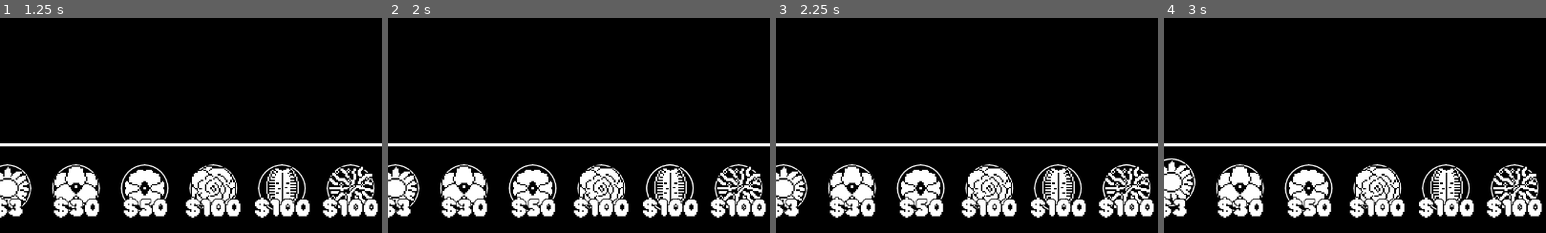
Above: before the commit, frames 1-4 (left to right).
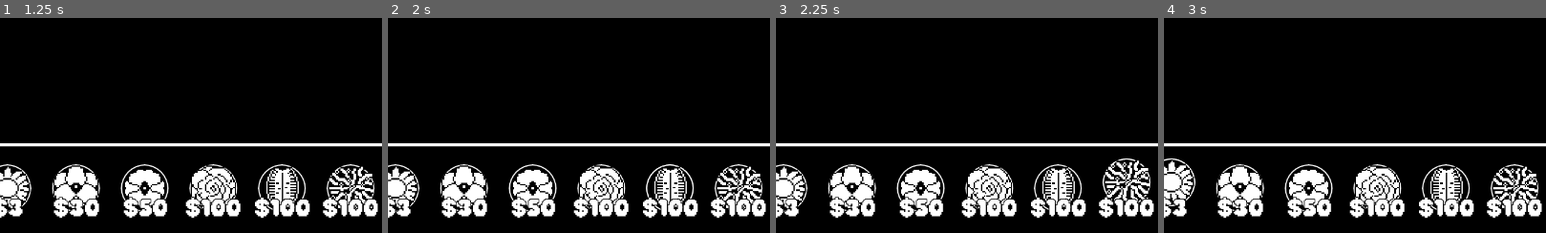
Above: after the commit, the same moments.

Repository: Dargothur/NRG_B1T
Game: Godot game, scene res://Scenes/Levels/main_menu.tscn
The game is run twice, just before and just after one commit, with the same random seed, the same clock (stepped at 60 frames per second) and the same inputs.
Inputs (mouse positions are % of the whole screen's width and height, from its top left):
- Up to frame 1 (1.25 s): click "New Game" at 0.5 s
- Up to frame 2 (2 s): click (45, 90) at 1.27 s
- Up to frame 3 (2.25 s): click (54, 90) at 2.02 s
- Up to frame 4 (3 s): click (9, 90) at 2.75 s
The pictures show only the part of the screen within x 8-58%, y 50-100%; the shares and areas given below are measured in that part.

Frames 1-2 are identical in both runs. In frame 3, 1.5% of the frame differs, in the area x 85-98%, y 65-90%; in frame 4, nothing differs.

Commit message:
Added Vines and Water can effect

Diff:
--- /dev/null
+++ b/Assets/Flowers/Vines/grab_coin.tscn
@@ -0,0 +1,7 @@
+[gd_scene load_steps=2 format=3 uid="uid://co241euqo2bua"]
+
+[ext_resource type="SpriteFrames" uid="uid://bo2b1lfwstki4" path="res://Assets/SpriteFrames/sprite_frames_tentacle.tres" id="1_mmjm1"]
+
+[node name="GrabCoin" type="AnimatedSprite2D"]
+texture_filter = 1
+sprite_frames = ExtResource("1_mmjm1")
--- a/Assets/Objects/Sprinkle Effect.tscn
+++ /dev/null
@@ -1,29 +0,0 @@
-[gd_scene load_steps=4 format=3 uid="uid://cutffs53s2fx1"]
-
-[ext_resource type="Texture2D" uid="uid://3vqvfgyt3s5u" path="res://Assets/Images/Particle/Sprinkle-Water.png" id="1_657ui"]
-
-[sub_resource type="Curve" id="Curve_lc68q"]
-_data = [Vector2(0, 0.213483), 0.0, 0.0, 0, 0, Vector2(1, 0.202247), 0.0, 0.0, 0, 0]
-point_count = 2
-
-[sub_resource type="Curve" id="Curve_7yxrn"]
-_data = [Vector2(0.164773, 0.168539), 0.0, 0.0, 0, 0, Vector2(1, 0.516854), 0.0, 0.0, 0, 0]
-point_count = 2
-
-[node name="Node2D" type="CPUParticles2D"]
-texture_filter = 1
-emitting = false
-amount = 14
-texture = ExtResource("1_657ui")
-one_shot = true
-randomness = 0.19
-direction = Vector2(-1, 0)
-spread = 180.0
-gravity = Vector2(0, 300)
-initial_velocity_min = 15.0
-initial_velocity_max = 40.0
-scale_amount_min = 15.0
-scale_amount_max = 30.0
-split_scale = true
-scale_curve_x = SubResource("Curve_lc68q")
-scale_curve_y = SubResource("Curve_7yxrn")
--- /dev/null
+++ b/Assets/Objects/vines.tscn
@@ -0,0 +1,28 @@
+[gd_scene load_steps=6 format=3 uid="uid://uv6jlrpf1ef4"]
+
+[ext_resource type="Script" uid="uid://ch1y8suqoqwtc" path="res://Assets/Scripts/vines.gd" id="1_55dux"]
+[ext_resource type="SpriteFrames" uid="uid://bl350dvbprcik" path="res://Assets/SpriteFrames/sprite_frames_vines.tres" id="2_gdf6g"]
+[ext_resource type="PackedScene" uid="uid://co241euqo2bua" path="res://Assets/Flowers/Vines/grab_coin.tscn" id="2_uog6j"]
+[ext_resource type="SpriteFrames" uid="uid://bo2b1lfwstki4" path="res://Assets/SpriteFrames/sprite_frames_tentacle.tres" id="4_imocg"]
+
+[sub_resource type="CircleShape2D" id="CircleShape2D_55dux"]
+
+[node name="Vines" type="Area2D"]
+script = ExtResource("1_55dux")
+tent_grab = ExtResource("2_uog6j")
+
+[node name="vines_ani" type="AnimatedSprite2D" parent="."]
+texture_filter = 1
+sprite_frames = ExtResource("2_gdf6g")
+
+[node name="vine_area" type="CollisionShape2D" parent="."]
+shape = SubResource("CircleShape2D_55dux")
+
+[node name="Timer" type="Timer" parent="."]
+autostart = true
+
+[node name="Tentacle" type="AnimatedSprite2D" parent="."]
+texture_filter = 1
+sprite_frames = ExtResource("4_imocg")
+
+[connection signal="timeout" from="Timer" to="." method="_on_Timer_timeout"]
--- a/Assets/Objects/watering_can.tscn
+++ b/Assets/Objects/watering_can.tscn
@@ -1,12 +1,40 @@
-[gd_scene load_steps=3 format=3 uid="uid://bxoyqgmv3ribv"]
+[gd_scene load_steps=6 format=3 uid="uid://c0knvrm82f28u"]
 
 [ext_resource type="Script" uid="uid://diohtae6y6xxf" path="res://Assets/Scripts/watering_can.gd" id="1_xcyei"]
+[ext_resource type="Texture2D" uid="uid://3vqvfgyt3s5u" path="res://Assets/Images/Particle/Sprinkle-Water.png" id="2_aigni"]
 
 [sub_resource type="CircleShape2D" id="CircleShape2D_aigni"]
 radius = 16.0
+
+[sub_resource type="Curve" id="Curve_lc68q"]
+_data = [Vector2(0, 0.213483), 0.0, 0.0, 0, 0, Vector2(1, 0.202247), 0.0, 0.0, 0, 0]
+point_count = 2
+
+[sub_resource type="Curve" id="Curve_7yxrn"]
+_data = [Vector2(0.164773, 0.168539), 0.0, 0.0, 0, 0, Vector2(1, 0.269663), 0.0, 0.0, 0, 0]
+point_count = 2
 
 [node name="watering_can" type="Area2D"]
 script = ExtResource("1_xcyei")
 
 [node name="CollisionShape2D" type="CollisionShape2D" parent="."]
 shape = SubResource("CircleShape2D_aigni")
+
+[node name="Sprinkle Effect" type="CPUParticles2D" parent="."]
+texture_filter = 1
+emitting = false
+amount = 10
+texture = ExtResource("2_aigni")
+lifetime = 0.35
+explosiveness = 0.09
+randomness = 0.19
+direction = Vector2(-1, 0)
+spread = 180.0
+gravity = Vector2(0, 300)
+initial_velocity_min = 15.0
+initial_velocity_max = 40.0
+scale_amount_min = 15.0
+scale_amount_max = 30.0
+split_scale = true
+scale_curve_x = SubResource("Curve_lc68q")
+scale_curve_y = SubResource("Curve_7yxrn")
--- a/Assets/Scripts/coin.gd
+++ b/Assets/Scripts/coin.gd
@@ -62,3 +62,8 @@
 
 func set_drop_spot(drop_spot_target):
 	drop_spot = drop_spot_target
+
+func set_click(click_pos):
+	$Small_Sparkle.emitting = true
+	starting_position = click_pos
+	clicked = true
--- a/Assets/Scripts/garden.gd
+++ b/Assets/Scripts/garden.gd
@@ -4,6 +4,7 @@
 var freesia = load("res://Assets/Images/Flowers/Freesia/icnFreesia.png")
 var poppy = load("res://Assets/Images/Flowers/Poppy/icnPoppy.png")
 var rose = load("res://Assets/Images/Flowers/Rose/icnRose.png")
+var vines = load("res://Assets/Images/Flowers/Vines/icnVines.png")
 var watering_can = load("res://Assets/Images/Watering Can/Watering-Can.png")
 var bug_killer = load("res://Assets/Images/Fly Swatter/Fly Swatter.png")
 
@@ -20,6 +21,8 @@
 			Input.set_custom_mouse_cursor(poppy)
 		GameMaster.Tool.ROSE:
 			Input.set_custom_mouse_cursor(rose)
+		GameMaster.Tool.VINES:
+			Input.set_custom_mouse_cursor(vines)
 		GameMaster.Tool.WATERING_CAN:
 			Input.set_custom_mouse_cursor(watering_can)
 		GameMaster.Tool.BUG_KILLER:
@@ -70,6 +73,14 @@
 					new_flower.global_position = get_global_mouse_position()
 					spawn_ready = false
 					GameMaster.player_currency -= 100
+			GameMaster.Tool.VINES:
+				if(GameMaster.player_currency >= 100):
+					var scnVines = load("res://Assets/Objects/vines.tscn")
+					var new_vines = scnVines.instantiate()
+					add_child(new_vines)
+					new_vines.global_position = get_global_mouse_position()
+					spawn_ready = false
+					GameMaster.player_currency -= 100
 			GameMaster.Tool.WATERING_CAN:
 				pass
 			GameMaster.Tool.BUG_KILLER:
--- /dev/null
+++ b/Assets/Scripts/vines.gd
@@ -0,0 +1,43 @@
+extends Area2D
+
+const coin = preload("res://Assets/Scripts/coin.gd")
+const grab_anim = preload("res://Assets/SpriteFrames/sprite_frames_tentacle.tres")
+
+var radius = 100.0
+var grabTime = 5
+var amountGrabbed = 3
+
+@export var tent_grab: PackedScene
+
+
+func _ready():
+	$"vines_ani".play()
+
+	$"vine_area".shape.radius = radius
+	var timer = $"Timer"
+	timer.wait_time = grabTime
+
+func _on_Timer_timeout():
+	var objects = get_overlapping_areas()
+	var coins = []
+	for obj in objects:
+		if(obj is coin):
+			coins.append(obj)
+	for i in range(amountGrabbed):
+		if(not coins.is_empty()):
+			var grabCoin = coins[randi_range(0, coins.size() - 1)]
+			_play_tent(grabCoin.global_position)
+			grabCoin.set_click(grabCoin.global_position)
+
+func _play_tent(coin_pos):
+	var grab = AnimatedSprite2D.new()
+	grab.sprite_frames = grab_anim
+	add_child(grab)
+	grab.top_level = true
+	grab.global_position = coin_pos
+	grab.texture_filter = CanvasItem.TEXTURE_FILTER_NEAREST
+	grab.sprite_frames.set_animation_loop(grab.animation, false)
+	grab.play("default")
+	grab.animation_finished.connect(func():
+		grab.queue_free()
+	)
--- a/Assets/Scripts/watering_can.gd
+++ b/Assets/Scripts/watering_can.gd
@@ -3,6 +3,13 @@
 const flower = preload("res://Assets/Scripts/flower.gd")
 
 var lvl = 1
+
+var sprinkles = 10
+var lifeTime = .33
+
+func _ready():
+	$"Sprinkle Effect".amount = sprinkles * lvl
+	$"Sprinkle Effect".lifetime = lifeTime * lvl
 
 func _process(delta: float) -> void:
 	global_position = get_global_mouse_position()
@@ -11,3 +18,6 @@
 		for obj in objects:
 			if(obj is flower):
 				obj.water(delta * 30 * lvl)
+		$"Sprinkle Effect".emitting = true
+	if(Input.is_action_just_released("use_tool")):
+			$"Sprinkle Effect".emitting = false
--- /dev/null
+++ b/Assets/SpriteFrames/sprite_frames_tentacle.tres
@@ -0,0 +1,46 @@
+[gd_resource type="SpriteFrames" load_steps=7 format=3 uid="uid://bo2b1lfwstki4"]
+
+[ext_resource type="Texture2D" uid="uid://voh7modsjjlq" path="res://Assets/Images/Flowers/Vines/Vine Tent-Sheet.png" id="1_gwrxo"]
+
+[sub_resource type="AtlasTexture" id="AtlasTexture_cjos3"]
+atlas = ExtResource("1_gwrxo")
+region = Rect2(0, 0, 32, 32)
+
+[sub_resource type="AtlasTexture" id="AtlasTexture_32y28"]
+atlas = ExtResource("1_gwrxo")
+region = Rect2(32, 0, 32, 32)
+
+[sub_resource type="AtlasTexture" id="AtlasTexture_57hbx"]
+atlas = ExtResource("1_gwrxo")
+region = Rect2(64, 0, 32, 32)
+
+[sub_resource type="AtlasTexture" id="AtlasTexture_5nwxr"]
+atlas = ExtResource("1_gwrxo")
+region = Rect2(96, 0, 32, 32)
+
+[sub_resource type="AtlasTexture" id="AtlasTexture_kmsnc"]
+atlas = ExtResource("1_gwrxo")
+region = Rect2(128, 0, 32, 32)
+
+[resource]
+animations = [{
+"frames": [{
+"duration": 1.0,
+"texture": SubResource("AtlasTexture_cjos3")
+}, {
+"duration": 1.0,
+"texture": SubResource("AtlasTexture_32y28")
+}, {
+"duration": 1.0,
+"texture": SubResource("AtlasTexture_57hbx")
+}, {
+"duration": 1.0,
+"texture": SubResource("AtlasTexture_5nwxr")
+}, {
+"duration": 1.0,
+"texture": SubResource("AtlasTexture_kmsnc")
+}],
+"loop": true,
+"name": &"default",
+"speed": 5.0
+}]
--- /dev/null
+++ b/Assets/SpriteFrames/sprite_frames_vines.tres
@@ -0,0 +1,25 @@
+[gd_resource type="SpriteFrames" load_steps=4 format=3 uid="uid://bl350dvbprcik"]
+
+[ext_resource type="Texture2D" uid="uid://bljgv06kfrcro" path="res://Assets/Images/Flowers/Vines/Vines-Sheet.png" id="1_u712r"]
+
+[sub_resource type="AtlasTexture" id="AtlasTexture_jt7mm"]
+atlas = ExtResource("1_u712r")
+region = Rect2(0, 0, 32, 32)
+
+[sub_resource type="AtlasTexture" id="AtlasTexture_n2ncb"]
+atlas = ExtResource("1_u712r")
+region = Rect2(32, 0, 32, 32)
+
+[resource]
+animations = [{
+"frames": [{
+"duration": 1.0,
+"texture": SubResource("AtlasTexture_jt7mm")
+}, {
+"duration": 1.0,
+"texture": SubResource("AtlasTexture_n2ncb")
+}],
+"loop": true,
+"name": &"default",
+"speed": 3.0
+}]
--- a/Scenes/Levels/game_level.tscn
+++ b/Scenes/Levels/game_level.tscn
@@ -234,13 +234,13 @@
 icon_alignment = 1
 expand_icon = true
 
-[node name="MarginContainer9" type="MarginContainer" parent="HBoxContainer"]
-layout_mode = 2
-theme_override_constants/margin_left = 10
-theme_override_constants/margin_top = 10
-theme_override_constants/margin_bottom = 10
-
-[node name="Button" type="Button" parent="HBoxContainer/MarginContainer9"]
+[node name="cntrVines" type="MarginContainer" parent="HBoxContainer"]
+layout_mode = 2
+theme_override_constants/margin_left = 10
+theme_override_constants/margin_top = 10
+theme_override_constants/margin_bottom = 10
+
+[node name="btnVines" type="Button" parent="HBoxContainer/cntrVines"]
 texture_filter = 1
 custom_minimum_size = Vector2(80, 80)
 layout_mode = 2
@@ -249,6 +249,8 @@
 icon = ExtResource("9_l5ayb")
 icon_alignment = 1
 expand_icon = true
+script = ExtResource("3_a8d8m")
+toolType = 5
 
 [node name="MarginContainer10" type="MarginContainer" parent="HBoxContainer"]
 layout_mode = 2
@@ -409,6 +411,9 @@
 [connection signal="mouse_entered" from="HBoxContainer/cntrRose/btnRose" to="HBoxContainer/cntrRose/btnRose" method="_on_mouse_entered"]
 [connection signal="mouse_exited" from="HBoxContainer/cntrRose/btnRose" to="HBoxContainer/cntrRose/btnRose" method="_on_mouse_exited"]
 [connection signal="pressed" from="HBoxContainer/cntrRose/btnRose" to="HBoxContainer/cntrRose/btnRose" method="_on_pressed"]
+[connection signal="mouse_entered" from="HBoxContainer/cntrVines/btnVines" to="HBoxContainer/cntrVines/btnVines" method="_on_mouse_entered"]
+[connection signal="mouse_exited" from="HBoxContainer/cntrVines/btnVines" to="HBoxContainer/cntrVines/btnVines" method="_on_mouse_exited"]
+[connection signal="pressed" from="HBoxContainer/cntrVines/btnVines" to="HBoxContainer/cntrVines/btnVines" method="_on_pressed"]
 [connection signal="mouse_entered" from="Garden" to="Garden" method="_on_mouse_entered"]
 [connection signal="mouse_exited" from="Garden" to="Garden" method="_on_mouse_exited"]
 [connection signal="timeout" from="Garden/SpawnTimer" to="Garden" method="_on_spawn_timer_timeout"]
Binary file changed: Assets/Images/Particle/Sprinkle-Water.png
Not shown: 1 places in Assets/Objects/coin.tscn that only renumber resources
Not shown, added: Assets/Scripts/vines.gd.uid
Not shown: 1 places in Assets/SpriteFrames/sprite_frames_1-cent.tres that only renumber resources
Not shown: 1 places in Assets/SpriteFrames/sprite_frames_sprout.tres that only renumber resources
Not shown: 1 places in Assets/Themes/theme_game_ui.tres that only renumber resources
Not shown: 1 places in Scenes/Levels/game_level.tscn that only renumber resources
Not shown: 1 places in Scenes/Levels/scene_manager.tscn that only renumber resources
